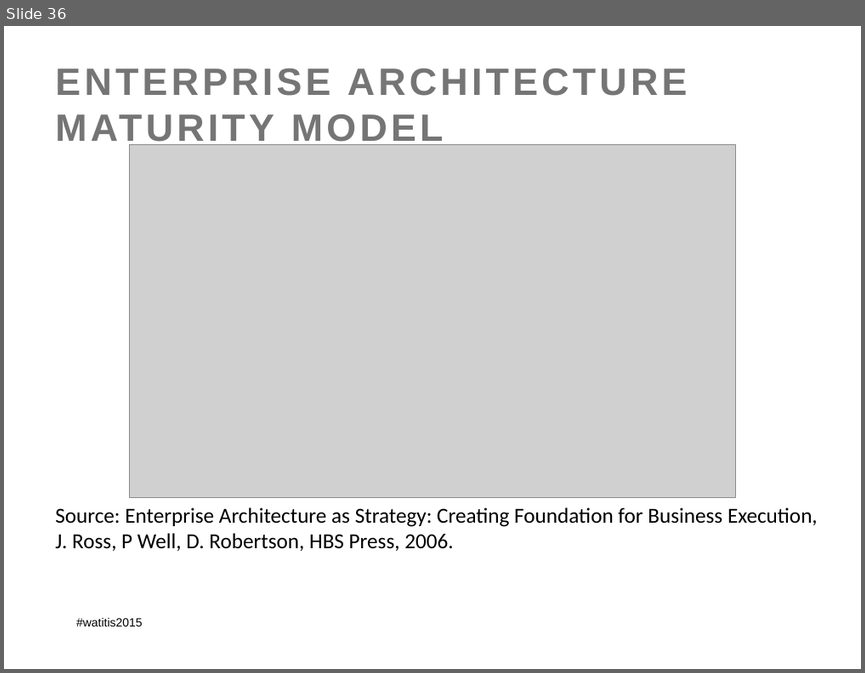
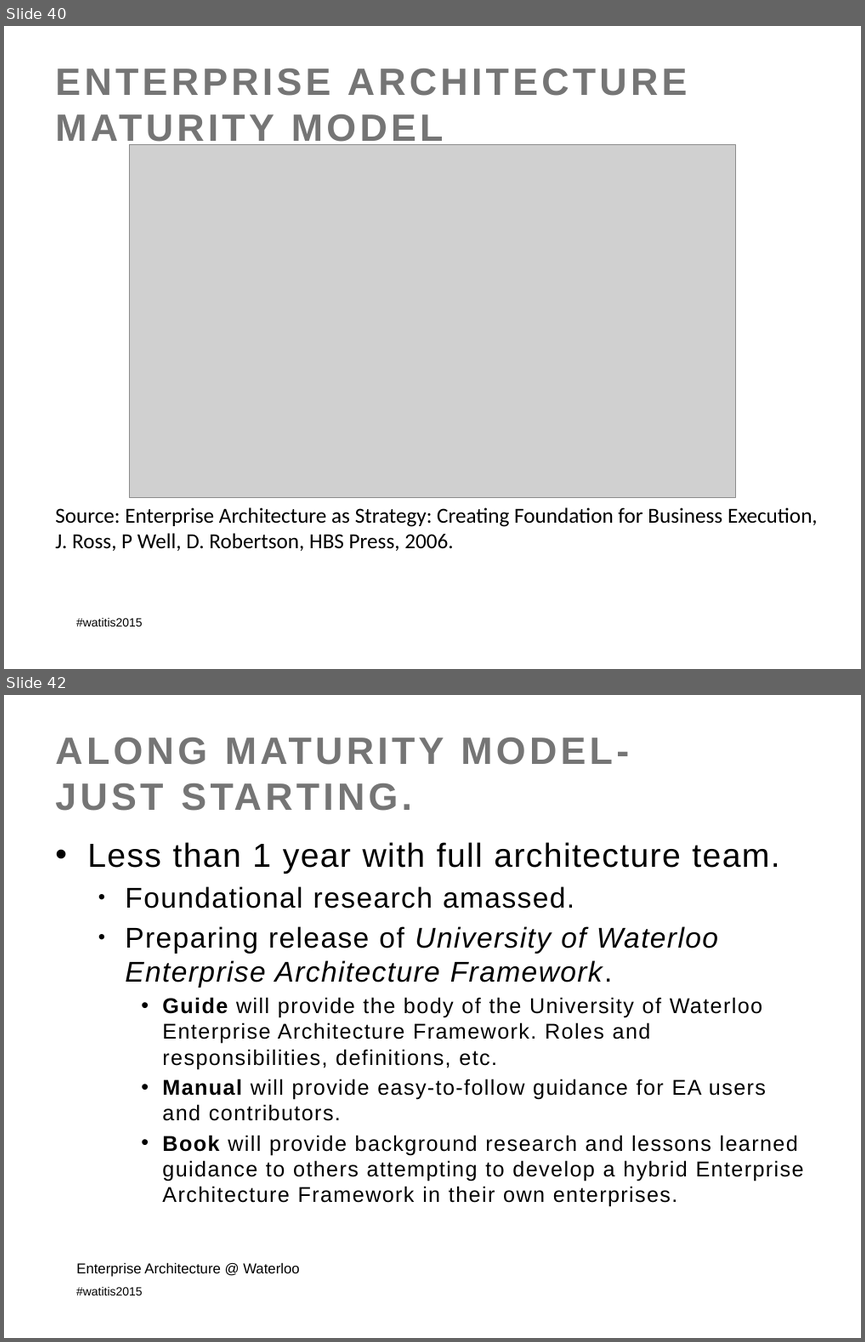
Before and after one commit to colinbellCA/presentation-istea-watitis2015, a slide deck: ISTEA-WatITis2015.pptx. Shown one above the other, each under a label of ours: slide 36 before the commit, slides 40 and 42 after it; the slides between them are not shown. The pictures are 865x673 and 865x1342 pixels, drawn with LibreOffice and Linux fonts; fonts in the diff are those of the drawing; grey boxes stand for pictures; background and template pictures are left out. Boxes give left, top, right and bottom in pixels: in the first picture for what was removed or moved away, otherwise in the second. Text is boxed around its words. In the diff, an @@ line names an element or a change of style, - is before the commit and + after.

```diff
--- a/ISTEA-WatITis2015.pptx
+++ b/ISTEA-WatITis2015.pptx
@@ slide 42 added at box(4, 695, 861, 1338), background picture (left out); not listed: 1 template element that a slide beside it also shows @@
@@ title added at box(55, 737, 629, 811), 32 pt, text #757575, bold @@
+ALONG MATURITY MODEL-
+JUST STARTING.
@@ text added at box(87, 842, 804, 1207), 18 pt, text #000000 @@
+• Less than 1 year with full architecture team.
+  • Foundational research amassed.
+  • Preparing release of University of Waterloo Enterprise Architecture Framework.
+    • Guide will provide the body of the University of Waterloo Enterprise Architecture Framework. Roles and responsibilities, definitions, etc.
+    • Manual will provide easy-to-follow guidance for EA users and contributors.
+    • Book will provide background research and lessons learned guidance to others attempting to develop a hybrid Enterprise Architecture Framework in their own enterprises.
@@ text added at box(76, 1263, 300, 1276), 12 pt, text #000000 @@
+Enterprise Architecture @ Waterloo
@@ what was slide 36 is now slide 40 @@
```
Also in this commit, not shown: 4 slides changed, 12 other slides added, 1 slide removed, 4 other files.
